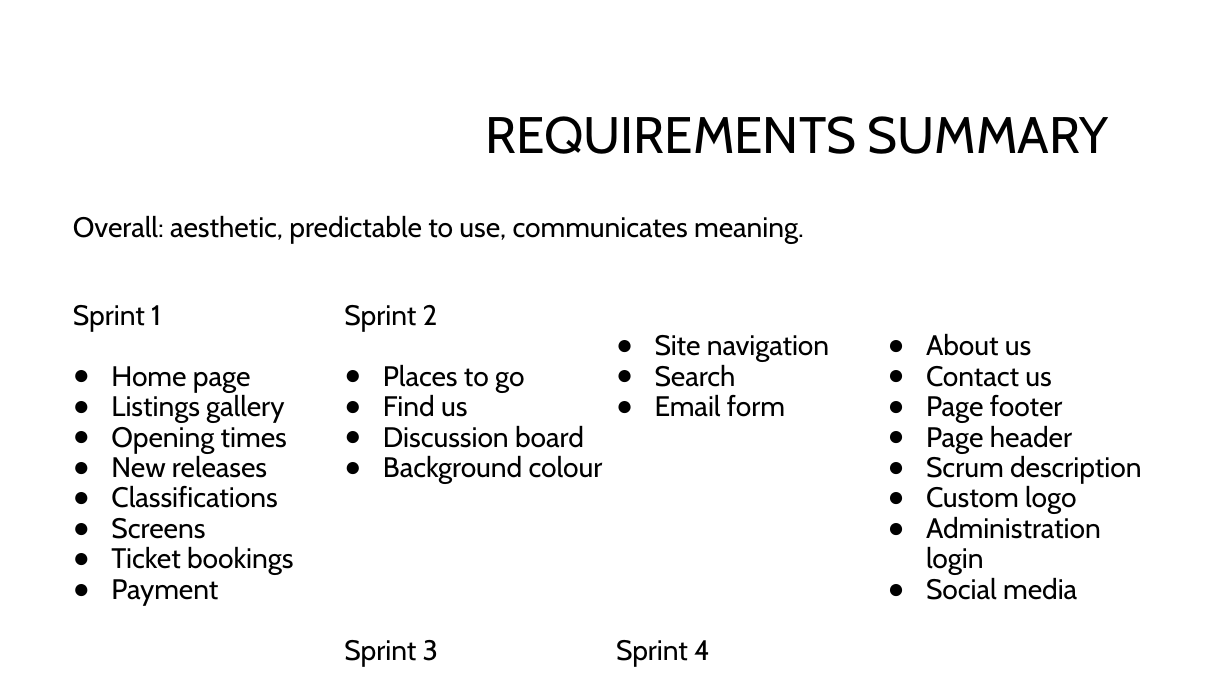
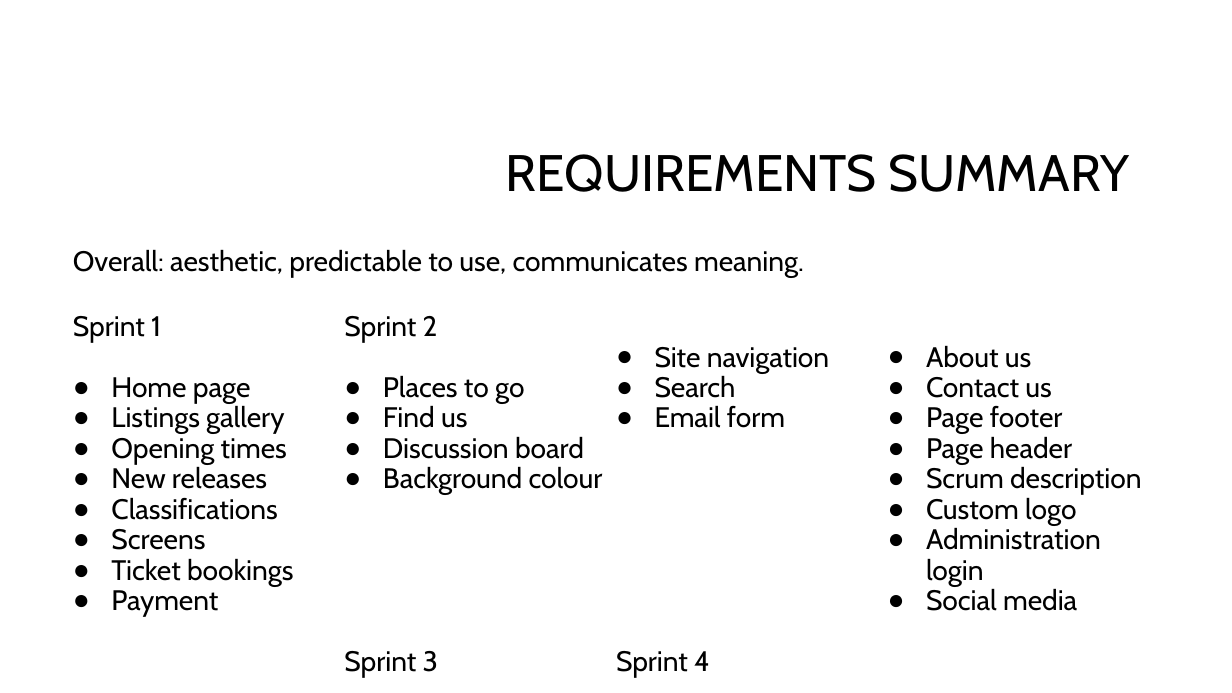
Before and after one commit to ssb91/Week_10-11_project, a slide deck: slide 3 of group project/Group Project QA Cinema System.pptx. Drawn at 1232x693 pixels with LibreOffice and Linux fonts; fonts in the diff are those of the drawing; background and template pictures are left out. Boxes give left, top, right and bottom in pixels: in the first picture for what was removed or moved away, otherwise in the second. Text is boxed around its words. In the diff, an @@ line names an element or a change of style, - is before the commit and + after.

```diff
--- a/group project/Group Project QA Cinema System.pptx
+++ b/group project/Group Project QA Cinema System.pptx
@@ text "REQUIREMENTS SUMMARY": place and size @@
-text "REQUIREMENTS SUMMARY" at [485,116,1109,154]
+text "REQUIREMENTS SUMMARY" at [506,154,1129,192]
@@ text "Overall: aesthetic, predictable to use, ...": place and size @@
-text "Overall: aesthetic, predictable to use, ..." at [73,215,804,243]
+text "Overall: aesthetic, predictable to use, ..." at [73,249,804,277]
@@ text "Sprint 1": place and size @@
-text "Sprint 1" at [73,305,1142,666]
+text "Sprint 1" at [73,316,1142,677]
```
Also in this commit, not shown: 2 other slides changed.
